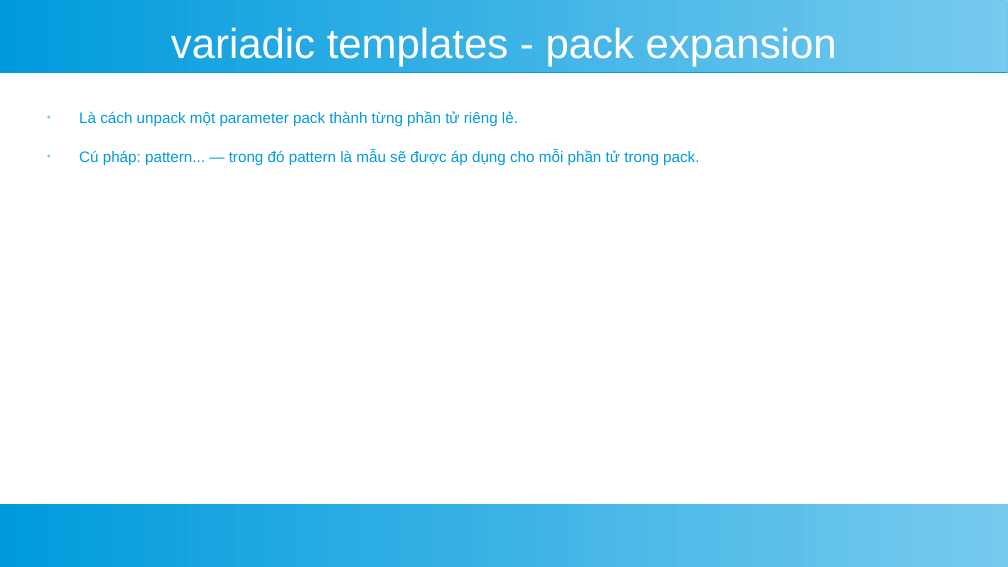
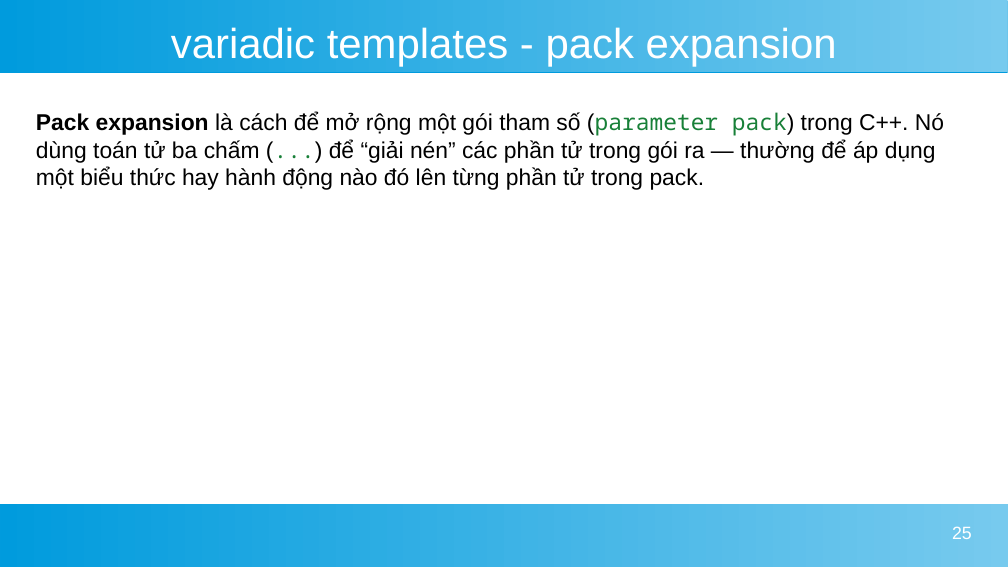
Before and after one commit to TrietTruong2243/AdvancedWeb_TicTacToe, a slide deck: slide 25 of template.odp (slide 26 before the commit). Drawn at 1008x567 pixels with LibreOffice and Linux fonts; fonts in the diff are those of the drawing. Boxes give left, top, right and bottom in pixels: in the first picture for what was removed or moved away, otherwise in the second. Text is boxed around its words. In the diff, an @@ line names an element or a change of style, - is before the commit and + after.

```diff
--- a/template.odp
+++ b/template.odp
@@ text at [36,112,944,190]: text changed; size 12 to 18 pt; text colour #009BDD to #000000 @@
-● Là cách unpack một parameter pack thành từng phần tử riêng lẻ.
-● Cú pháp: pattern... — trong đó pattern là mẫu sẽ được áp dụng cho mỗi phần tử trong pack.
+Pack expansion là cách để mở rộng một gói tham số (parameter pack) trong C++. Nó dùng toán tử ba chấm (...) để “giải nén” các phần tử trong gói ra — thường để áp dụng một biểu thức hay hành động nào đó lên từng phần tử trong pack.
@@ rectangle removed at [0,504,1008,567] @@
@@ freeform shape added at [0,504,1008,567], fill gradient #77CAEE to #009BDD @@
@@ page number added at [952,526,972,539], 14 pt, text #FFFFFF @@
+25
```
Also in this commit, not shown: 26 other slides changed, 1 slide added, 2 slides removed.
